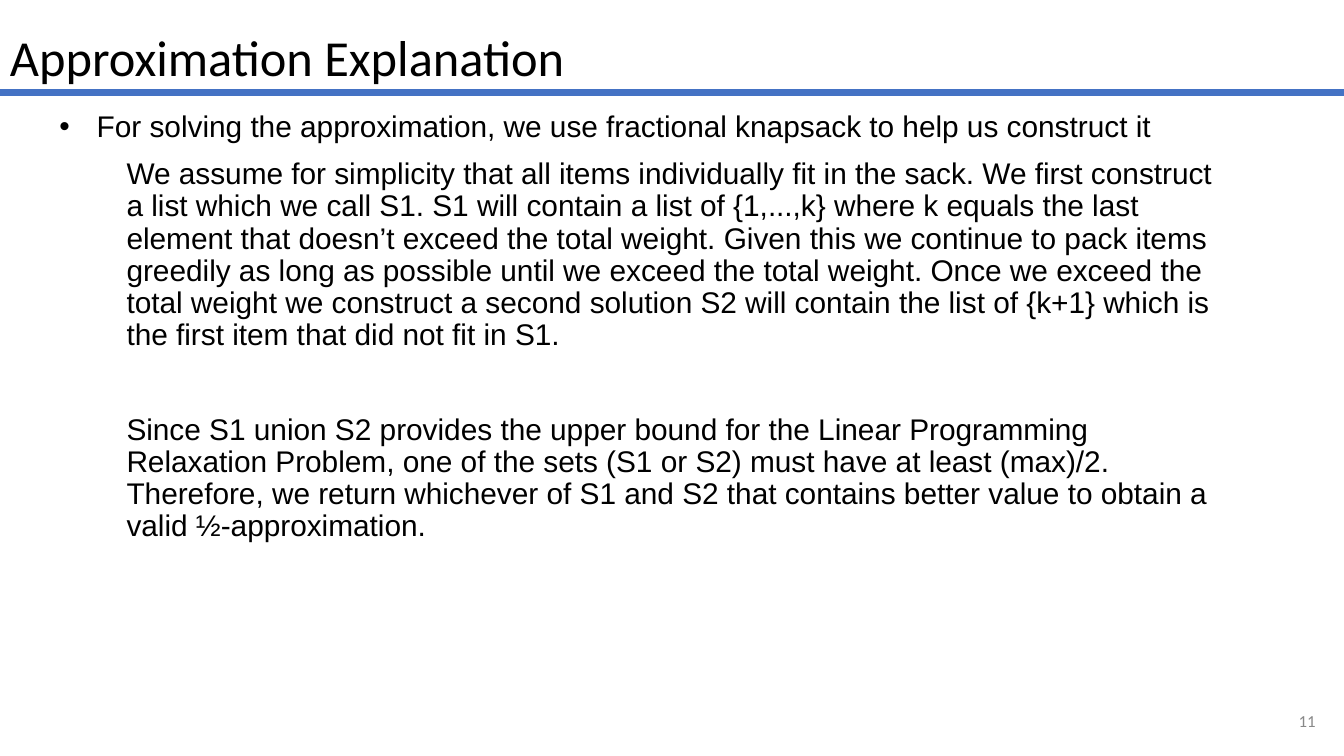
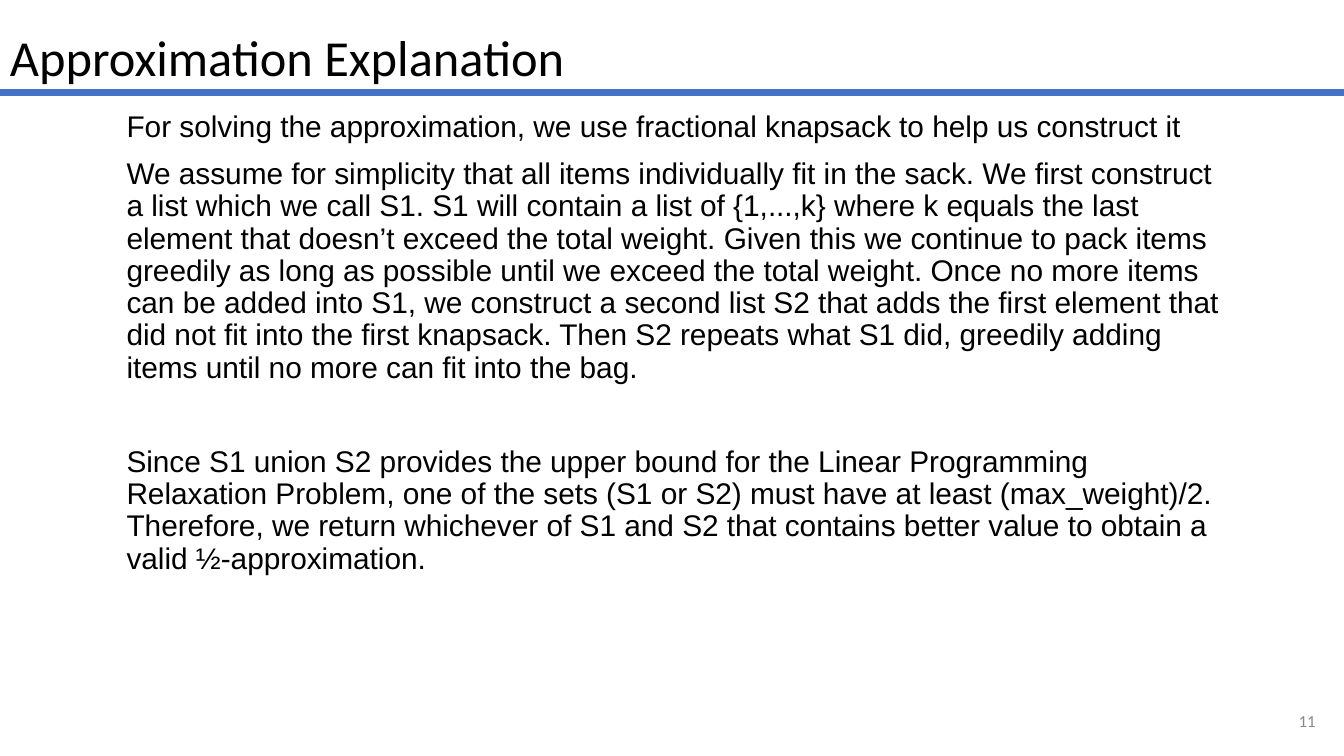
Before and after one commit to woodmatm/NP-Project, a slide deck: slide 11 of NP-Complete Max Knapsack.pptx. Drawn at 1344x756 pixels with LibreOffice and Linux fonts; fonts in the diff are those of the drawing. Boxes give left, top, right and bottom in pixels: in the first picture for what was removed or moved away, otherwise in the second. Text is boxed around its words. In the diff, an @@ line names an element or a change of style, - is before the commit and + after.

Commit message:
V3

```diff
--- a/NP-Complete Max Knapsack.pptx
+++ b/NP-Complete Max Knapsack.pptx
@@ text at (127, 115, 1181, 143): bullet • to none @@
@@ text at (127, 162, 1219, 574): text changed @@
-We assume for simplicity that all items individually fit in the sack. We first construct a list which we call S1. S1 will contain a list of {1,...,k} where k equals the last element that doesn’t exceed the total weight. Given this we continue to pack items greedily as long as possible until we exceed the total weight. Once we exceed the total weight we construct a second solution S2 will contain the list of {k+1} which is the first item that did not fit in S1.
-Since S1 union S2 provides the upper bound for the Linear Programming Relaxation Problem, one of the sets (S1 or S2) must have at least (max)/2. Therefore, we return whichever of S1 and S2 that contains better value to obtain a valid ½-approximation.
+We assume for simplicity that all items individually fit in the sack. We first construct a list which we call S1. S1 will contain a list of {1,...,k} where k equals the last element that doesn’t exceed the total weight. Given this we continue to pack items greedily as long as possible until we exceed the total weight. Once no more items can be added into S1, we construct a second list S2 that adds the first element that did not fit into the first knapsack. Then S2 repeats what S1 did, greedily adding items until no more can fit into the bag.
+Since S1 union S2 provides the upper bound for the Linear Programming Relaxation Problem, one of the sets (S1 or S2) must have at least (max_weight)/2. Therefore, we return whichever of S1 and S2 that contains better value to obtain a valid ½-approximation.
```
Also in this commit, not shown: 2 other slides changed.
